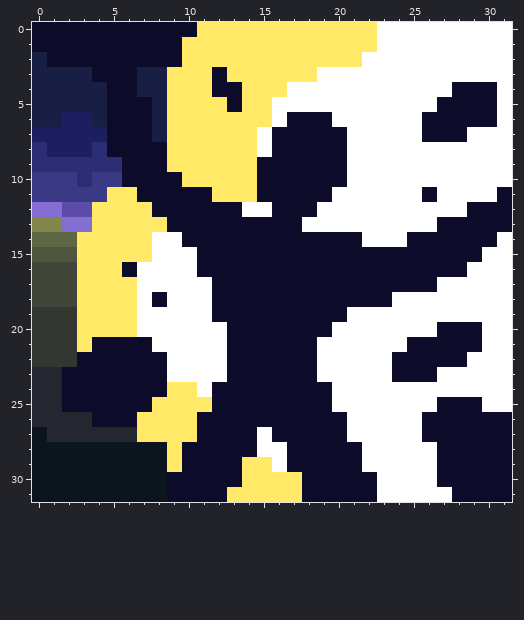
Two versions of one pixel-art sprite, Qin/Assets/Resources/Sprites/Traps/Qin/Retribution.png. The picture above is the old version.
The file is 96x96 pixels, drawn in blocks of 3x3; one block is one cell here.
After:
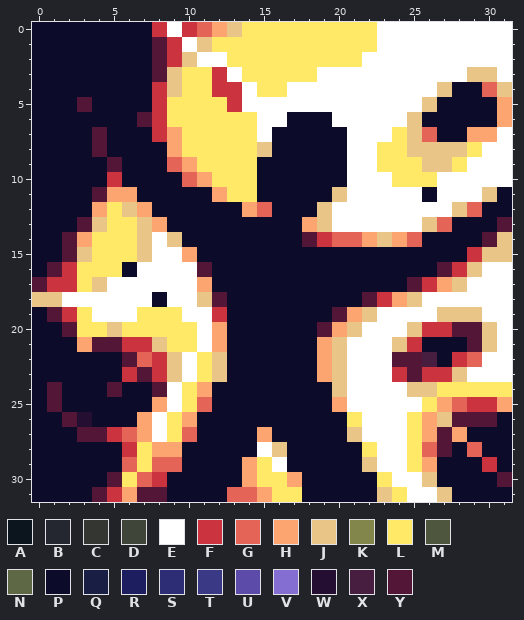
Palette (. is transparent): A #0c151e  B #242730  C #343731  D #3f4538  E #ffffff  F #cb343e  G #e46458  H #fca570  J #e9c688  K #83864b  L #ffe967  M #4e563d  N #5f6845  P #0c0b2a  Q #191e45  R #1c1e60  S #2c2d74  T #393985  U #5c4ba9  V #846ed2  W #240f32  X #481e40  Y #541636
Changes in this commit:
y 0: x 8..13 PPPLLL -> FEFGHJ
y 1: x 8..11 PPLL -> YFEJ
y 2: x 0 Q -> P; x 8..12 PPLLL -> YFJEE
y 3: x 0..3 QQQQ -> PPPP; x 7..9 QQL -> PYJ; x 12..13 PL -> FE; x 29..30 EE -> JJ
y 4: x 0..4 QQQQQ -> PPPPP; x 7..9 QQL -> PFJ; x 12..14 PPL -> FFE; x 27 E -> J; x 30..31 PE -> GJ
y 5: x 0..4 QQQQQ -> PPPYP; x 8 Q -> F; x 13..15 PLL -> FEE; x 26 E -> J; x 31 E -> H
y 6: x 0..4 QQRRQ -> PPPPP; x 7..8 PQ -> YF; x 15 L -> E; x 25 E -> J; x 31 E -> H
y 7: x 0..4 RRRRR -> PPPPY; x 8..9 QL -> FH; x 24..26 EEP -> LJG; x 29..30 EE -> HH
y 8: x 0..4 SRRRS -> PPPPY; x 9 L -> H; x 15 E -> J; x 23..29 EEEEEEE -> LLJJJJL
y 9: x 0..5 SSSSSS -> PPPPPY; x 9..10 LL -> GH; x 23..28 EEEEEE -> LLLJJL
y 10: x 0..5 TTTSTT -> PPPPPF; x 10..11 LL -> GH; x 24..26 EEE -> LLL
y 11: x 0..6 TTTTTLL -> PPPPYHH; x 12 L -> H; x 20 E -> J; x 30 E -> J
y 12: x 0..4 VVUUL -> PPPPH; x 6..7 LL -> JH; x 14..15 EE -> HG; x 19 E -> J; x 28..29 EP -> JG
y 13: x 0..4 KKVVL -> PPPYJ; x 7..8 LL -> JH; x 18..19 EE -> HJ; x 26..27 EP -> JG; x 31 P -> Y
y 14: x 0..3 NNNL -> PPYH; x 7 L -> J; x 9 E -> J; x 18..25 PPPPEEEP -> YFGGHJHG; x 30..31 PE -> YJ
y 15: x 0..3 MMML -> PPYJ; x 7 L -> J; x 10 E -> H; x 29..31 PEE -> FJJ
y 16: x 0..2 DDD -> PYF; x 11 P -> Y; x 27..29 PPE -> YFJ
y 17: x 0..2 DDD -> YFF; x 4..6 LLL -> JEE; x 11 E -> H; x 25..28 PPEE -> YFHJ
y 18: x 0..6 DDDLLLL -> JJEEEEE; x 11..12 EP -> JY; x 22..25 PPEE -> YFHJ
y 19: x 0..2 CCC -> PYF; x 4..9 LLLEEE -> EEELLL; x 12 P -> F; x 20..22 PEE -> YHJ; x 27..29 EEE -> JJJ
y 20: x 0..2 CCC -> PPY; x 5 L -> J; x 7..10 EEEE -> LLLL; x 12 E -> H; x 19..21 PEE -> YHJ; x 25..30 EEPPPE -> JFFYYJ
y 21: x 0..10 CCCLPPPPEEE -> PPPHYYFFJLL; x 12 E -> H; x 19..20 EE -> HJ; x 24..25 EP -> JF; x 29..30 PE -> YJ
y 22: x 0..2 CCC -> PPP; x 6..9 PPPE -> YGFJ; x 11..12 EE -> LJ; x 19..20 EE -> HJ; x 24..26 PPP -> YYX; x 28..29 PE -> FG
y 23: x 0..1 BB -> PP; x 6..9 PPPE -> FYFJ; x 11..12 EE -> LJ; x 19..20 EE -> HJ; x 24..28 PPPEE -> FYFFJ
y 24: x 0..1 BB -> PY; x 5 P -> Y; x 8..9 PL -> YE; x 11 E -> H; x 20 E -> J; x 25..31 EEEEEEE -> JJLLLLL
y 25: x 0..1 BB -> PY; x 8..9 LL -> HE; x 11 L -> G; x 20 E -> H; x 26..31 EPPPEE -> LHGFFH
y 26: x 0..3 BBBB -> PPYW; x 7..8 LL -> HE; x 10 L -> H; x 21 E -> L; x 25..30 EPPPPP -> LHJYYY
y 27: x 0..8 ABBBBBBLL -> PPPYYFGHE; x 10 L -> G; x 15 E -> H; x 21 E -> J; x 25..28 EPPP -> LHYH
y 28: x 0..9 AAAAAAAAAL -> PPPPPPFLHH; x 16 E -> J; x 22 E -> L; x 25..27 EEP -> LGY; x 29 P -> G
y 29: x 0..9 AAAAAAAAAL -> PPPPPPGLGG; x 14 L -> H; x 22 E -> J; x 25..26 EE -> LH; x 30 P -> F
y 30: x 0..8 AAAAAAAAA -> PPPPPYLGF; x 14 L -> H; x 17 L -> H; x 23 E -> L; x 26 E -> J; x 31 P -> Y
y 31: x 0..8 AAAAAAAAA -> PPPPYFHYY; x 13..15 LLL -> GGH; x 23..24 EE -> JL; x 27 E -> J
Pixel boxes of the changes (left, top, right, bottom) in both pictures:
changed: (32, 22, 512, 502)
